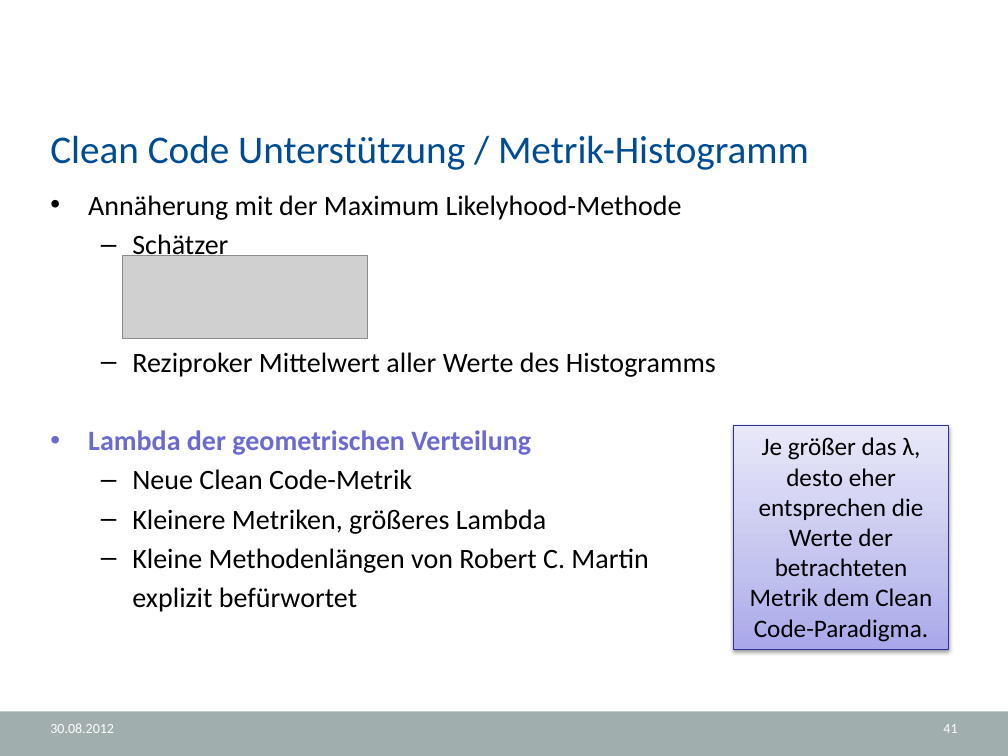
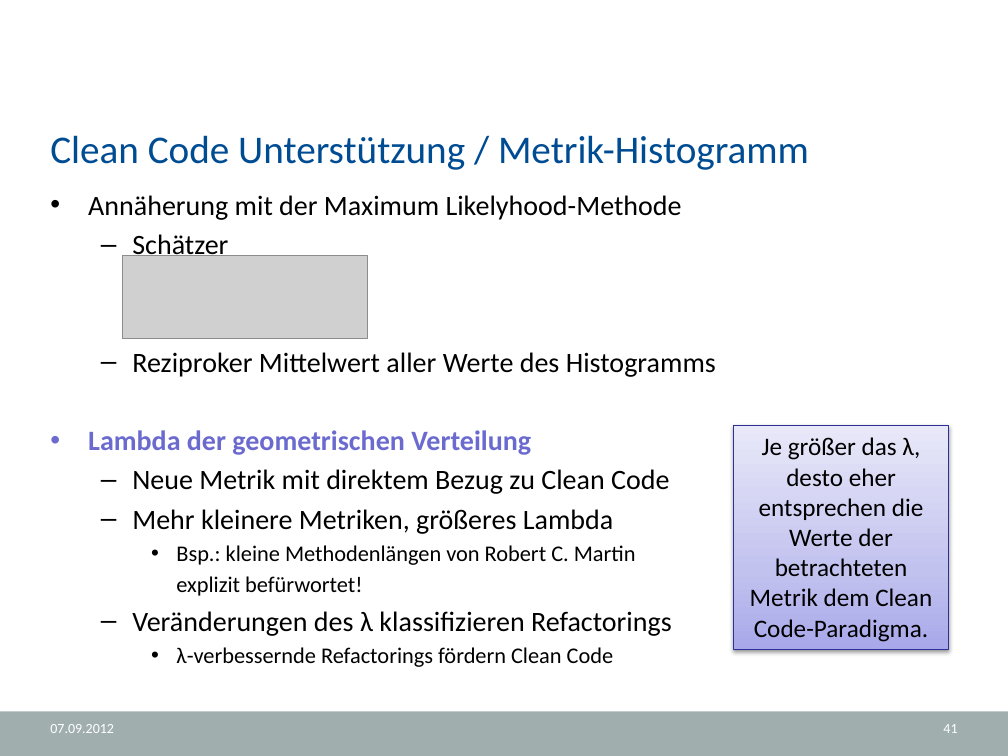
Before and after one commit to halllo/MTSS12, a slide deck: slide 41 of text/Usus.NET.pptx. Drawn at 1008x756 pixels with LibreOffice and Linux fonts; fonts in the diff are those of the drawing; grey boxes stand for pictures; background and template pictures are left out. Boxes give left, top, right and bottom in pixels: in the first picture for what was removed or moved away, otherwise in the second. Text is boxed around its words. In the diff, an @@ line names an element or a change of style, - is before the commit and + after.

```diff
--- a/text/Usus.NET.pptx
+++ b/text/Usus.NET.pptx
@@ text at (x1=132, y1=469, x2=672, y2=667): text changed @@
-  – Neue Clean Code-Metrik
-  – Kleinere Metriken, größeres Lambda
-  – Kleine Methodenlängen von Robert C. Martin
-  explizit befürwortet
+  – Neue Metrik mit direktem Bezug zu Clean Code
+  – Mehr kleinere Metriken, größeres Lambda
+    • Bsp.: kleine Methodenlängen von Robert C. Martin
+    explizit befürwortet!
+  – Veränderungen des λ klassifizieren Refactorings
+    • λ-verbessernde Refactorings fördern Clean Code
@@ text at (x1=50, y1=724, x2=114, y2=733): text changed @@
-30.08.2012
+07.09.2012
```
Also in this commit, not shown: 56 other slides changed, 2 slides added.
